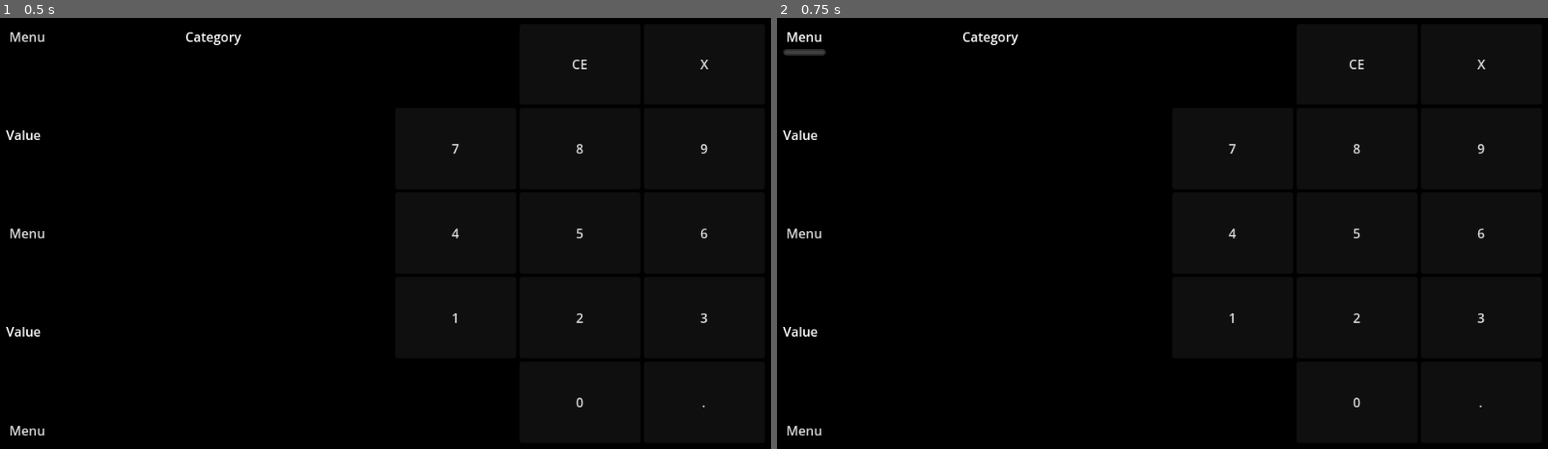
Above: before the commit, frames 1-2 (left to right).
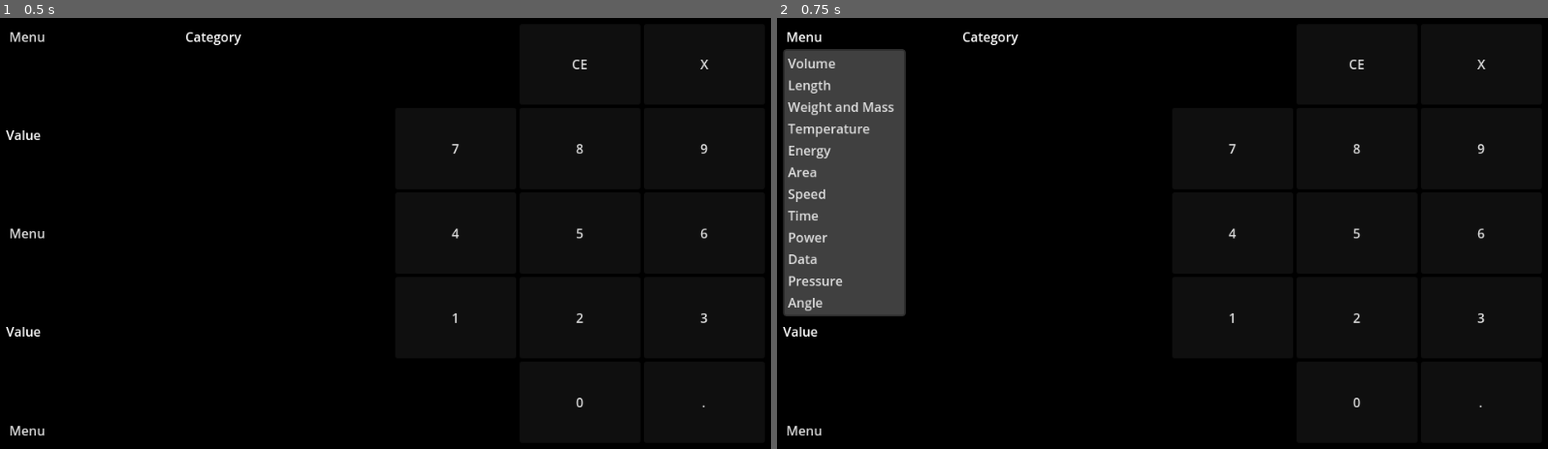
Above: after the commit, the same moments.

Repository: FlloydGagni/Godot-Unit-Converter
Game: Godot game, scene res://scenes/main.tscn
Same seed, same stepped clock (60 frames per second), same inputs: the game is played once before the commit and once after it. The project has no main scene, so this scene is started directly.
Inputs:
- Up to frame 1 (0.5 s): no input
- Up to frame 2 (0.75 s): click "Menu" at 0.5 s

Frame 1 is identical in both runs. In frame 2, 9.8% of the frame differs, in the area x 0-17%, y 7-70%.

Commit message:
Finalize layout of the display panel on the left side
Signed-off-by: Flloyd Nathaniel Gagni <fnbg720@gmail.com>

Diff:
--- a/scenes/main.tscn
+++ b/scenes/main.tscn
@@ -1,6 +1,7 @@
-[gd_scene load_steps=18 format=3 uid="uid://5rfvp0w024p1"]
+[gd_scene load_steps=19 format=3 uid="uid://5rfvp0w024p1"]
 
 [ext_resource type="Script" uid="uid://c8forb0yuwsml" path="res://scripts/main.gd" id="1_o5qli"]
+[ext_resource type="Script" uid="uid://db38xd6ybxyy2" path="res://scripts/display_container.gd" id="2_0wfyh"]
 
 [sub_resource type="StyleBoxFlat" id="StyleBoxFlat_o5qli"]
 bg_color = Color(0, 0, 0, 1)
@@ -59,26 +60,52 @@
 [node name="HBoxContainer" type="HBoxContainer" parent="MainContainer"]
 layout_mode = 2
 
-[node name="ValueContainer" type="MarginContainer" parent="MainContainer/HBoxContainer"]
+[node name="DisplayContainer" type="MarginContainer" parent="MainContainer/HBoxContainer"]
 layout_mode = 2
 size_flags_horizontal = 3
 theme_override_constants/margin_left = 10
 theme_override_constants/margin_top = 10
 theme_override_constants/margin_right = 10
 theme_override_constants/margin_bottom = 10
-
-[node name="VBoxContainer" type="VBoxContainer" parent="MainContainer/HBoxContainer/ValueContainer"]
-layout_mode = 2
-
-[node name="HBoxContainer" type="HBoxContainer" parent="MainContainer/HBoxContainer/ValueContainer/VBoxContainer"]
+script = ExtResource("2_0wfyh")
+
+[node name="VBoxContainer" type="VBoxContainer" parent="MainContainer/HBoxContainer/DisplayContainer"]
+layout_mode = 2
+
+[node name="HBoxContainer" type="HBoxContainer" parent="MainContainer/HBoxContainer/DisplayContainer/VBoxContainer"]
 layout_mode = 2
 size_flags_vertical = 0
 
-[node name="MenuButton" type="MenuButton" parent="MainContainer/HBoxContainer/ValueContainer/VBoxContainer/HBoxContainer"]
+[node name="MenuButton" type="MenuButton" parent="MainContainer/HBoxContainer/DisplayContainer/VBoxContainer/HBoxContainer"]
 layout_mode = 2
 text = "Menu"
-
-[node name="Label" type="Label" parent="MainContainer/HBoxContainer/ValueContainer/VBoxContainer/HBoxContainer"]
+item_count = 12
+popup/item_0/text = "Volume"
+popup/item_0/id = 0
+popup/item_1/text = "Length"
+popup/item_1/id = 1
+popup/item_2/text = "Weight and Mass"
+popup/item_2/id = 2
+popup/item_3/text = "Temperature"
+popup/item_3/id = 3
+popup/item_4/text = "Energy"
+popup/item_4/id = 4
+popup/item_5/text = "Area"
+popup/item_5/id = 5
+popup/item_6/text = "Speed"
+popup/item_6/id = 6
+popup/item_7/text = "Time"
+popup/item_7/id = 7
+popup/item_8/text = "Power"
+popup/item_8/id = 8
+popup/item_9/text = "Data"
+popup/item_9/id = 9
+popup/item_10/text = "Pressure"
+popup/item_10/id = 10
+popup/item_11/text = "Angle"
+popup/item_11/id = 11
+
+[node name="Label" type="Label" parent="MainContainer/HBoxContainer/DisplayContainer/VBoxContainer/HBoxContainer"]
 layout_mode = 2
 size_flags_horizontal = 3
 size_flags_vertical = 1
@@ -86,32 +113,32 @@
 horizontal_alignment = 1
 vertical_alignment = 1
 
-[node name="VBoxContainer2" type="VBoxContainer" parent="MainContainer/HBoxContainer/ValueContainer/VBoxContainer"]
-layout_mode = 2
-size_flags_vertical = 3
-
-[node name="Label" type="Label" parent="MainContainer/HBoxContainer/ValueContainer/VBoxContainer/VBoxContainer2"]
+[node name="VBoxContainer2" type="VBoxContainer" parent="MainContainer/HBoxContainer/DisplayContainer/VBoxContainer"]
+layout_mode = 2
+size_flags_vertical = 3
+
+[node name="Label" type="Label" parent="MainContainer/HBoxContainer/DisplayContainer/VBoxContainer/VBoxContainer2"]
 layout_mode = 2
 size_flags_vertical = 3
 text = "Value"
 vertical_alignment = 1
 
-[node name="MenuButton" type="MenuButton" parent="MainContainer/HBoxContainer/ValueContainer/VBoxContainer/VBoxContainer2"]
+[node name="MenuButton" type="MenuButton" parent="MainContainer/HBoxContainer/DisplayContainer/VBoxContainer/VBoxContainer2"]
 layout_mode = 2
 text = "Menu"
 alignment = 0
 
-[node name="VBoxContainer3" type="VBoxContainer" parent="MainContainer/HBoxContainer/ValueContainer/VBoxContainer"]
-layout_mode = 2
-size_flags_vertical = 3
-
-[node name="Label" type="Label" parent="MainContainer/HBoxContainer/ValueContainer/VBoxContainer/VBoxContainer3"]
+[node name="VBoxContainer3" type="VBoxContainer" parent="MainContainer/HBoxContainer/DisplayContainer/VBoxContainer"]
+layout_mode = 2
+size_flags_vertical = 3
+
+[node name="Label" type="Label" parent="MainContainer/HBoxContainer/DisplayContainer/VBoxContainer/VBoxContainer3"]
 layout_mode = 2
 size_flags_vertical = 3
 text = "Value"
 vertical_alignment = 1
 
-[node name="MenuButton" type="MenuButton" parent="MainContainer/HBoxContainer/ValueContainer/VBoxContainer/VBoxContainer3"]
+[node name="MenuButton" type="MenuButton" parent="MainContainer/HBoxContainer/DisplayContainer/VBoxContainer/VBoxContainer3"]
 layout_mode = 2
 text = "Menu"
 alignment = 0
